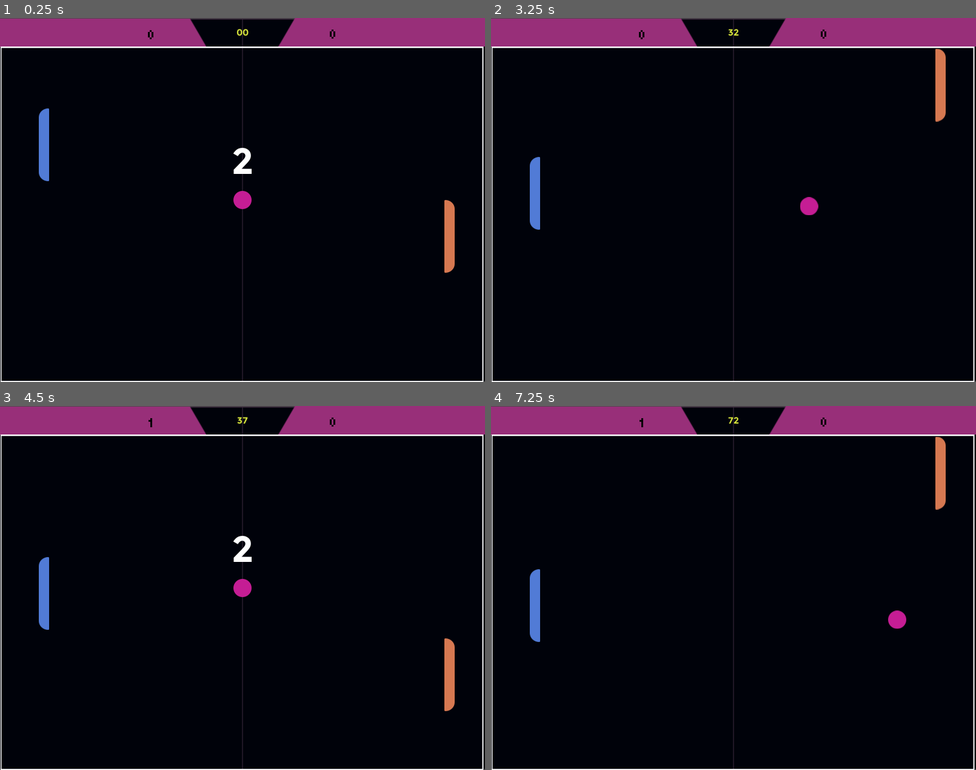
Above: before the commit, frames 1-4 (two rows, left to right).
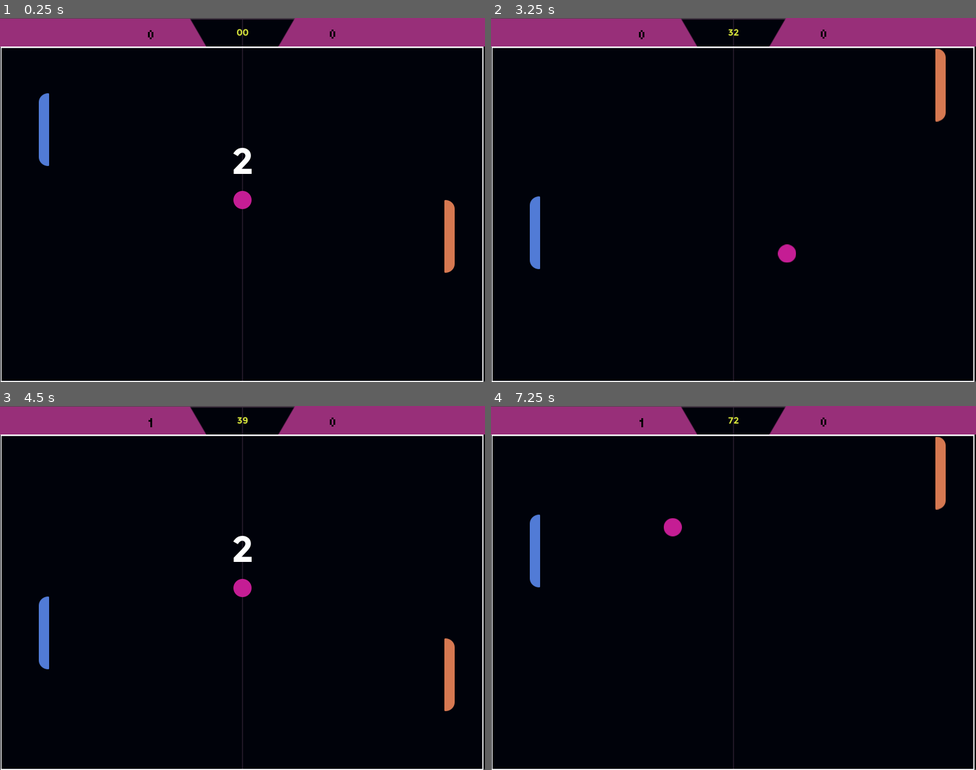
Above: after the commit, the same moments.

Repository: sinbrive/pong-game-godot-engine
Game: Godot game, scene res://Scenes/Game.tscn
Two runs of this game, one before a commit and one after it. Both use one fixed random seed, a clock stepped at 60 frames per second and the inputs below.
Inputs:
- Up to frame 1 (0.25 s): no input
- Up to frame 2 (3.25 s): hold Up (move_up) 0.53-1.28 s; hold R (relaunch) 0.53-1.28 s; hold Down (move_down) 1.28-2.03 s; tap R (relaunch) at 1.35, 2.85 s; hold R (relaunch) 2.03-2.78 s; hold Up (move_up) from 2.03 s (still down)
- Up to frame 3 (4.5 s): release Up (move_up) at 3.53 s; hold R (relaunch) 3.53-4.28 s; hold Down (move_down) from 3.53 s (still down); tap R (relaunch) at 4.35 s
- Up to frame 4 (7.25 s): hold R (relaunch) 5.03-5.78 s; release Down (move_down) at 5.78 s; hold Up (move_up) from 5.78 s (still down); tap R (relaunch) at 5.85 s; hold R (relaunch) from 6.53 s (still down)

The runs differ from the first frame. In frame 1, 0.2% of the frame differs, in the area x 8-11%, y 20-45%; in frame 2, 0.8%; in frame 3, 0.5%; in frame 4, 1.0%, in the area x 8-86%, y 29-65%.

Commit message:
v0.2

Diff:
--- a/Scripts/Game.gd
+++ b/Scripts/Game.gd
@@ -6,7 +6,8 @@
 
 var state = IDLE
 
-var ball_out_event=false
+var side_to_serve="computer"
+
 var time_out_event=false
 
 const GAME_OVER_VALUE=11
@@ -33,14 +34,10 @@
 			time_out_event=false
 			state=RUNNING
 			$display/timer_label.text=" "
-			$ball._restart(true)  # to do : manage which side to launch
+			$ball._restart(side_to_serve)  # to do : manage which side to launch
 
 	elif state==RUNNING:
 		display_time()
-		if ball_out_event:
-			$TimerResume.start()
-			state=IDLE
-			ball_out_event=false
 
 		if Global.scoreP >= GAME_OVER_VALUE or Global.scoreC >= GAME_OVER_VALUE:
 			state=OVER
@@ -55,13 +52,15 @@
 
 	else:return
 
-
 func _ball_out(exit_side):
-	ball_out_event=true
 	if exit_side == "player":
 		Global.scoreC += 1
 	else:
 		Global.scoreP += 1
+	$TimerResume.start()
+	state=IDLE
+	side_to_serve=exit_side
+
 
 func _resetAll():
 	Global.scoreP=0
--- a/Scripts/Global.gd
+++ b/Scripts/Global.gd
@@ -3,5 +3,9 @@
 var scoreP=0
 var scoreC=0
 
+var height
+var width
+
 func _ready():
-	pass
+	width = get_viewport().size.x
+	height = get_viewport().size.y
--- a/Scripts/ball.gd
+++ b/Scripts/ball.gd
@@ -1,6 +1,6 @@
 extends KinematicBody2D
 
-signal ballOut
+signal ballOut(side)
 var  speed=500
 var velocity = Vector2.ZERO
 
@@ -16,10 +16,10 @@
 func _physics_process(delta):
 
 	if position.x < computer.get("left_limit"):
-		_stop(false)
+		_stop("computer")
 		return
 	if position.x > get_viewport().get_size().x-player.get("right_limit"):
-		_stop(true)
+		_stop("player")
 		return
 
 # replaced by collide node
@@ -32,19 +32,16 @@
 		if collision.collider.name=="player" or collision.collider.name=="computer":
 			$collisionSound.play()
 
-func _stop(player_side):
+func _stop(exit_side):
 	position = Vector2(get_viewport().get_size().x/2, get_viewport().get_size().y/2)
 	velocity=Vector2(0, 0)
-	if player_side: emit_signal("ballOut", "player")
-	else: emit_signal("ballOut", "computer")
+	emit_signal("ballOut", exit_side)
 
 
-func _restart(side):
-	var x = player.position.x
-	var y = player.position.y+rand_range(150,300)
-	var ang = self.get_angle_to(Vector2(x, y))
+func _restart(side2serve):
+	# losing player gets to serve the ball
+	var choices=[-PI/4, -PI/6, PI/4, PI/6]
+	var ang = choices[randi() % choices.size() -1]
+	if side2serve=="player":
+		ang= ang+PI
 	velocity=Vector2(speed, 0).rotated(ang)
-	# TO DO
-#	var diff=rand_range(0.0,0.5)
-#	if side: velocity=Vector2(speed, 0).rotated(diff)
-#	else: velocity=Vector2(speed, 0).rotated(diff)
--- a/Scripts/computer.gd
+++ b/Scripts/computer.gd
@@ -3,7 +3,7 @@
 onready var ball = get_parent().find_node("ball", false, true)
 onready var left_limit = 50+$Computer.texture.get_width()
 
-const SPEED=400
+const SPEED=300
 
 func _ready():
 	position.x = 50
